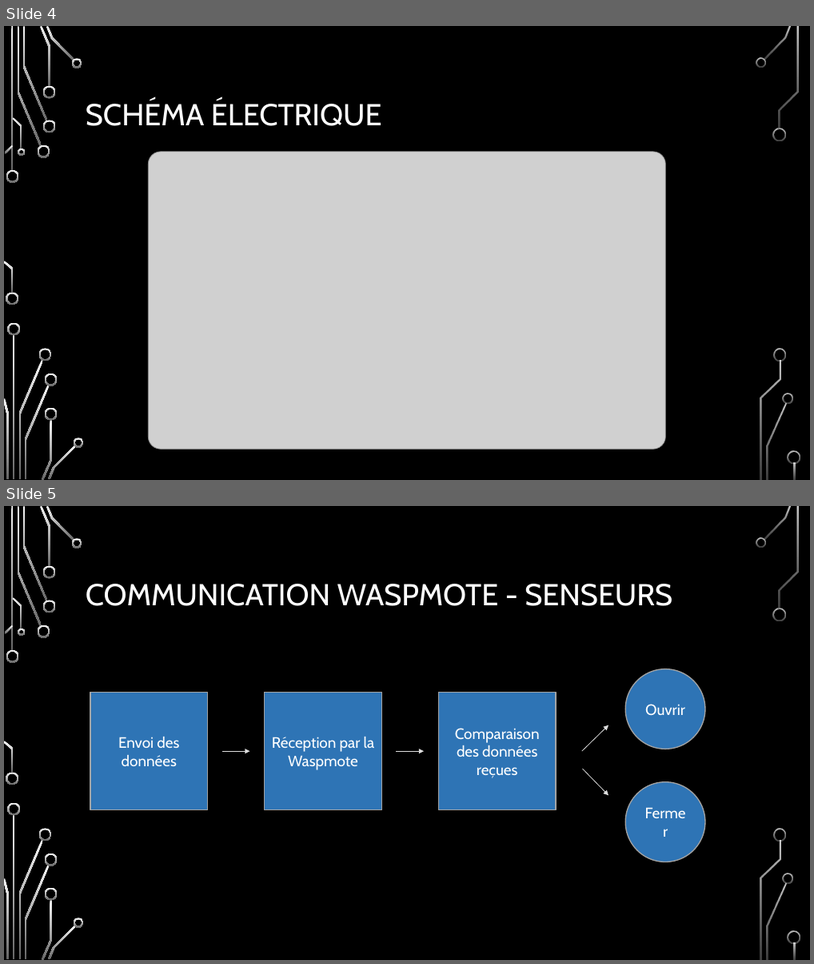
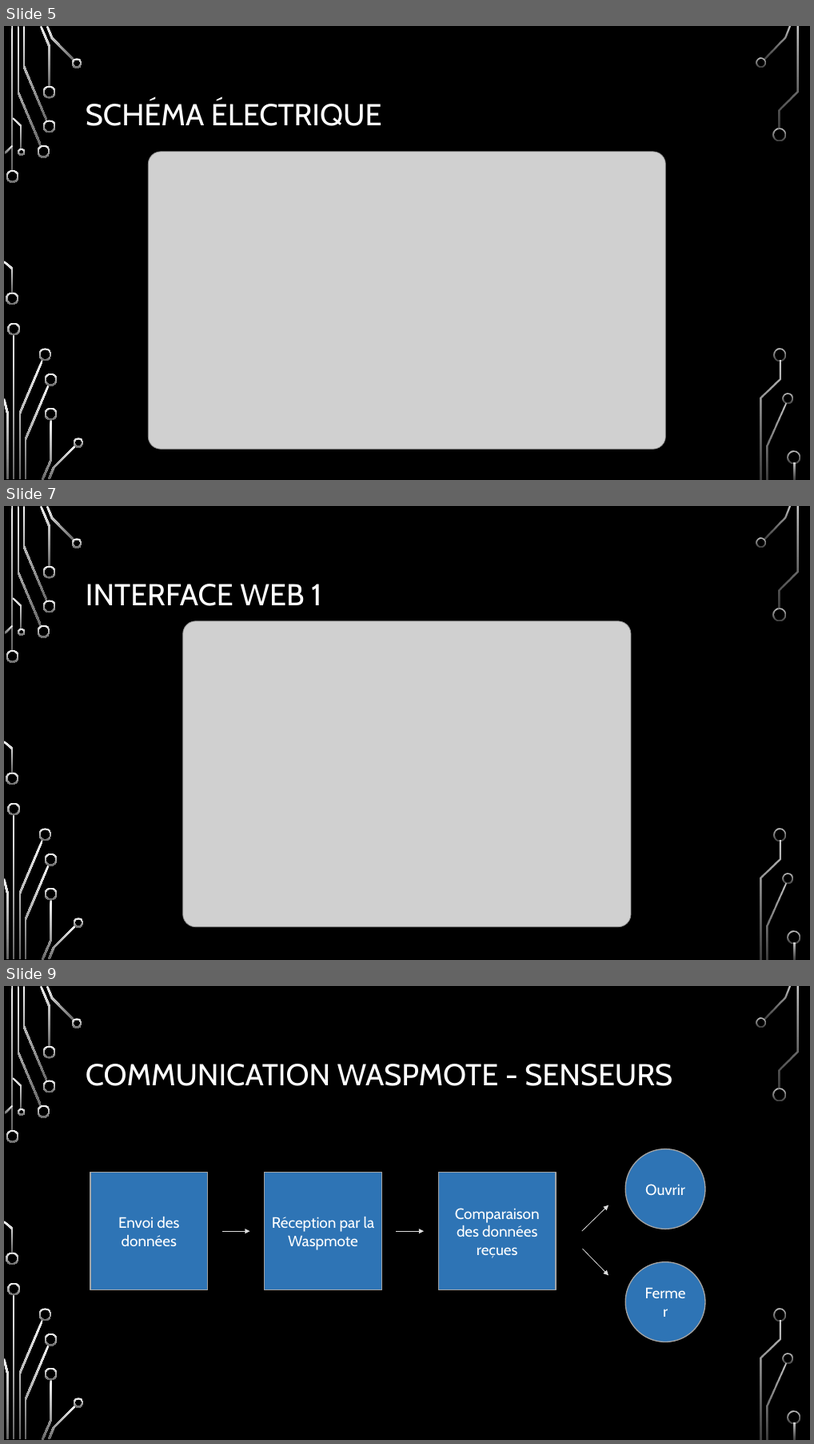
Before and after one commit to stevenliatti/smartwindows, a slide deck: Rapport/presentation.pptx. Shown one above the other, each under a label of ours: slides 4 and 5 before the commit, slides 5, 7 and 9 after it; the slides between them are not shown. The pictures are 814x964 and 814x1444 pixels, drawn with LibreOffice and Linux fonts; fonts in the diff are those of the drawing; grey boxes stand for pictures; background and template pictures are left out. Boxes give left, top, right and bottom in pixels: in the first picture for what was removed or moved away, otherwise in the second. Text is boxed around its words. In the diff, an @@ line names an element or a change of style, - is before the commit and + after.

```diff
--- a/Rapport/presentation.pptx
+++ b/Rapport/presentation.pptx
@@ slide 7 added at (4,506,810,960), background picture (left out); not listed: 36 template elements that a slide beside it also shows @@
@@ title added at (86,584,322,606), 36 pt, text #FFFFFF @@
+INTERFACE WEB 1
@@ picture added at (183,621,631,927) @@
@@ what was slide 4 is now slide 5 @@
@@ what was slide 5 is now slide 9 @@
```
Also in this commit, not shown: 3 other slides added.
